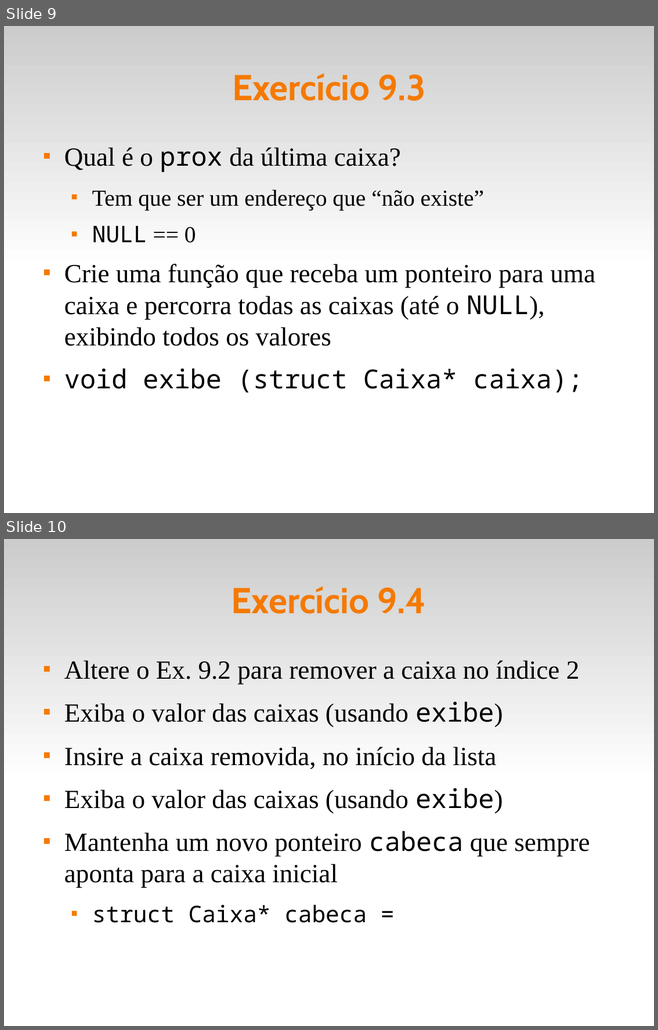
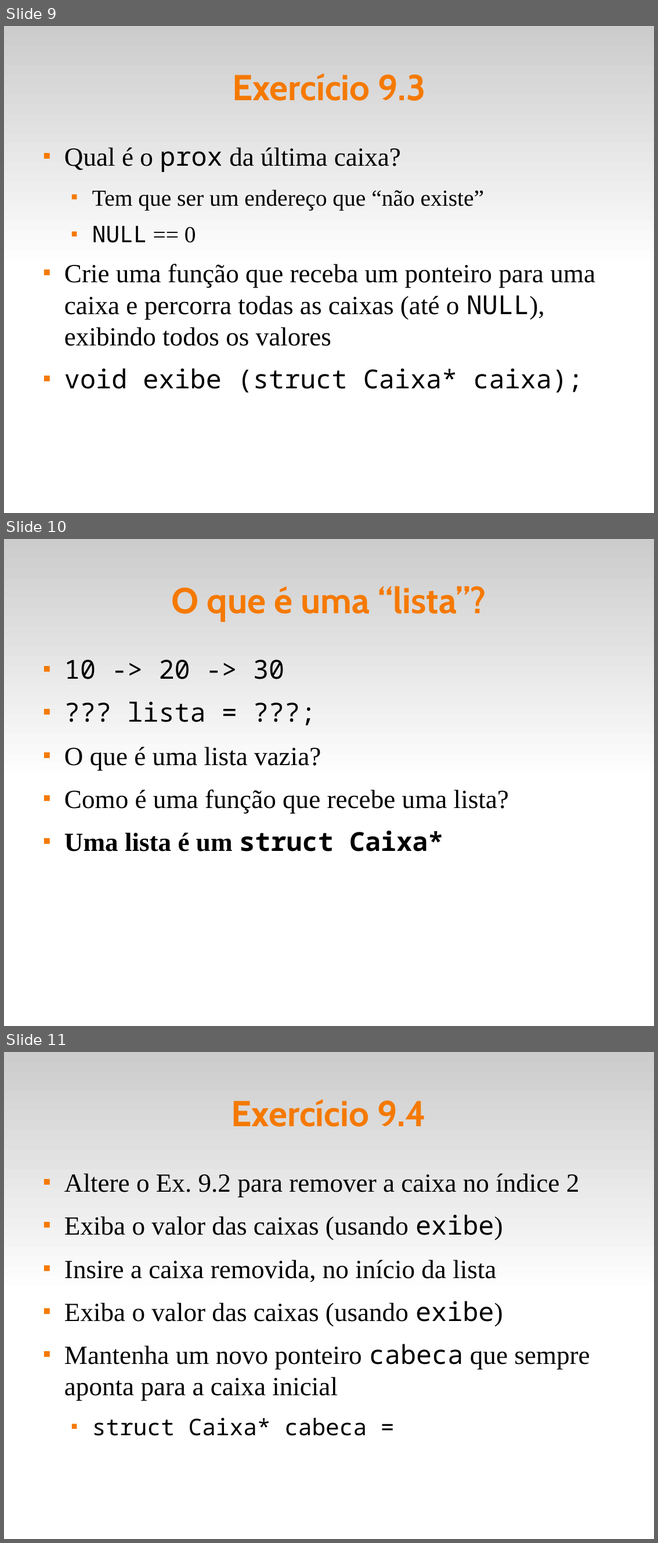
Before and after one commit to fsantanna-uerj/LP1, a slide deck: Slides/lp1-09-listas.odp. Shown one above the other, each under a label of ours: slides 9 and 10 before the commit, slides 9, 10 and 11 after it. The pictures are 658x1030 and 658x1543 pixels, drawn with LibreOffice and Linux fonts; fonts in the diff are those of the drawing. Boxes give left, top, right and bottom in pixels: in the first picture for what was removed or moved away, otherwise in the second. Text is boxed around its words. In the diff, an @@ line names an element or a change of style, - is before the commit and + after.

```diff
--- a/Slides/lp1-09-listas.odp
+++ b/Slides/lp1-09-listas.odp
@@ slide 10 added at (x1=4, y1=539, x2=654, y2=1026), background #FFFFFF; not listed: 1 template element that a slide beside it also shows @@
@@ title added at (x1=172, y1=586, x2=485, y2=621), 44 pt, text #F57900, bold @@
+O que é uma “lista”?
@@ text added at (x1=64, y1=660, x2=509, y2=852), 32 pt, text #000000 @@
+■ 10 -> 20 -> 30
+■ ??? lista = ???;
+■ O que é uma lista vazia?
+■ Como é uma função que recebe uma lista?
+■ Uma lista é um struct Caixa*
@@ what was slide 10 is now slide 11 @@
```
Also in this commit, not shown: 2 slides changed, 2 other files.
